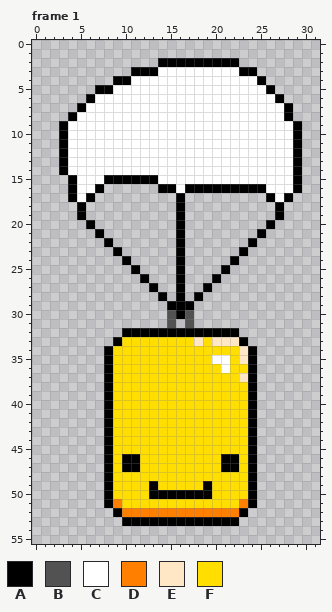
File history of a pixel-art file, gas/gas.ase. Above: the version before the commit.
32x56 pixels, 1 frame. Shown: frame 1. The commit also changed other frames, which this record leaves out.
Visible layers, top first: "fuel", "Layer 1".
Palette (. is transparent): A #000000  B #525252  C #ffffff  D #ff7f00  E #ffe7c5  F #ffde00
Pixels before, frame 1, first column x 3:
 2 ...........AAAAAAAAA.......
 3 ........AAACCCCCCCCCAA.....
 4 ......AACCCCCCCCCCCCCCA....
 5 ....AACCCCCCCCCCCCCCCCCA...
 6 ...ACCCCCCCCCCCCCCCCCCCCA..
 7 ..ACCCCCCCCCCCCCCCCCCCCCCA.
 8 .ACCCCCCCCCCCCCCCCCCCCCCCA.
 9 ACCCCCCCCCCCCCCCCCCCCCCCCCA
10 ACCCCCCCCCCCCCCCCCCCCCCCCCA
11 ACCCCCCCCCCCCCCCCCCCCCCCCCA
12 ACCCCCCCCCCCCCCCCCCCCCCCCCA
13 ACCCCCCCCCCCCCCCCCCCCCCCCCA
14 ACCCCCCCCCCCCCCCCCCCCCCCCCA
15 .ACCCAAAAAACCCCCCCCCCCCCCCA
16 .ACCA......AACAAAAAAAAACCCA
17 .ACA.........A.........ACA.
18 ..A..........A..........A..
19 ..A..........A..........A..
20 ...A.........A.........A...
21 ....A........A........A....
22 .....A.......A.......A.....
23 ......A......A......A......
24 .......A.....A.....A.......
25 ........A....A....A........
26 .........A...A...A.........
27 ..........A..A..A..........
28 ...........A.A.A...........
29 ............AAA............
30 ............BAB............
31 ............B.B............
32 .......AAAAAAAAAAAAA.......
33 ......AFFFFFFFFEFEEEA......
34 .....AFFFFFFFFFFFFFFEA.....
35 .....AFFFFFFFFFFFCCFEA.....
36 .....AFFFFFFFFFFFFCFFA.....
37 .....AFFFFFFFFFFFFFFEA.....
38 .....AFFFFFFFFFFFFFFFA.....
39 .....AFFFFFFFFFFFFFFFA.....
40 .....AFFFFFFFFFFFFFFFA.....
41 .....AFFFFFFFFFFFFFFFA.....
42 .....AFFFFFFFFFFFFFFFA.....
43 .....AFFFFFFFFFFFFFFFA.....
44 .....AFFFFFFFFFFFFFFFA.....
45 .....AFFFFFFFFFFFFFFFA.....
46 .....AFAAFFFFFFFFFAAFA.....
47 .....AFAAFFFFFFFFFAAFA.....
48 .....AFFFFFFFFFFFFFFFA.....
49 .....AFFFFAFFFFFAFFFFA.....
50 .....AFFFFAAAAAAAFFFFA.....
51 .....ADFFFFFFFFFFFFFDA.....
52 ......ADDDDDDDDDDDDDA......
53 .......AAAAAAAAAAAAA.......
New version:
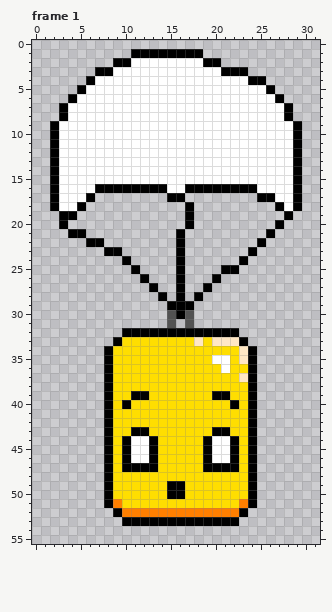
What changed:
layer "fuel" now hidden
layer "fuel Copy" added
layer "Layer 2" added
Changed rows in their new state; - is an unchanged pixel.
Frame 1:
first column x 2:
 1 ---------AAAAAAAA-----------
 2 -------AACCCCCCCC--..-------
 3 -----AACCCCC-------AA-.-----
 4 ----ACCCC-------------A-----
 5 ---ACCC---------------------
 6 --ACC-----------------------
 7 -ACC------------------------
 8 -AC-------------------------
 9 AC--------------------------
10 AC--------------------------
11 AC--------------------------
12 AC--------------------------
13 AC--------------------------
14 AC--------------------------
15 ACC---CCCCCC----------------
16 ACC---AAAAAA-C---------C----
17 ACC----------A---------A--CA
18 ACC-----------.A----------CA
19 -AA.----------.A---------.A-
20 -A--.---------.A--------.A--
21 --AA-.-----------------.A---
22 ----AA.---------------.A----
23 ------A--------------.A-----
24 --------------------.A------
25 --------------------A-------
first column x 10:
39 -AA-------AA-
40 A-----------A
43 -AA-------AA-
44 ACCA-----ACCA
45 ACCA-----ACCA
46 -CCA-----ACC-
47 --AA-----AA--
49 ---F-AA--F---
50 ---FF--FFF---
Changed places in both pictures, as pixel boxes (x1, y1, x2, y2):
changed: (50, 49, 302, 274)
changed: (122, 391, 239, 499)
